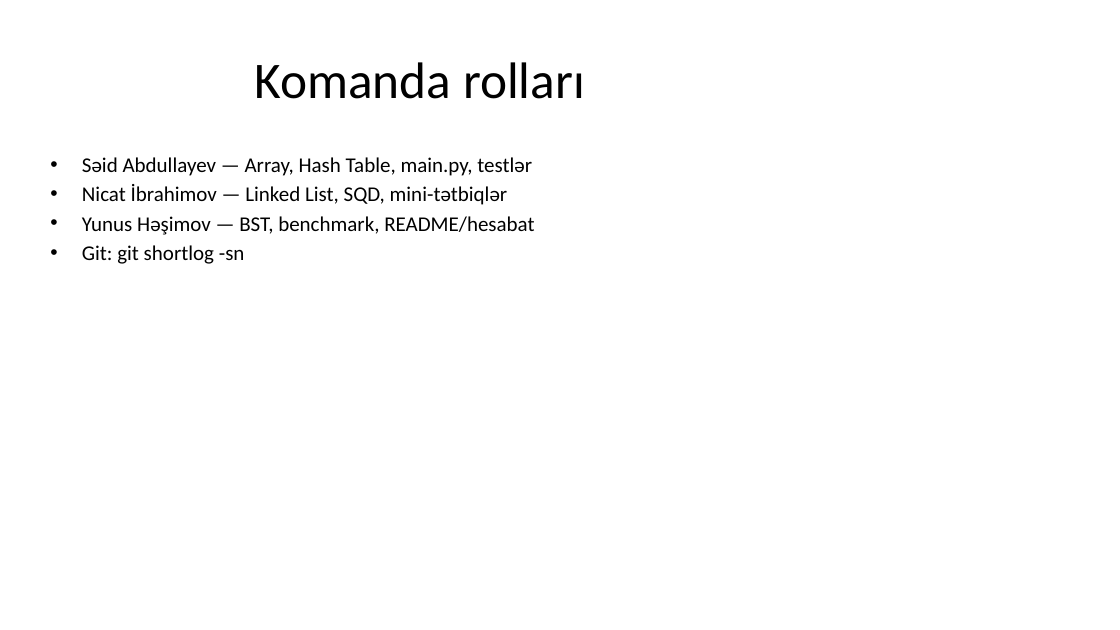
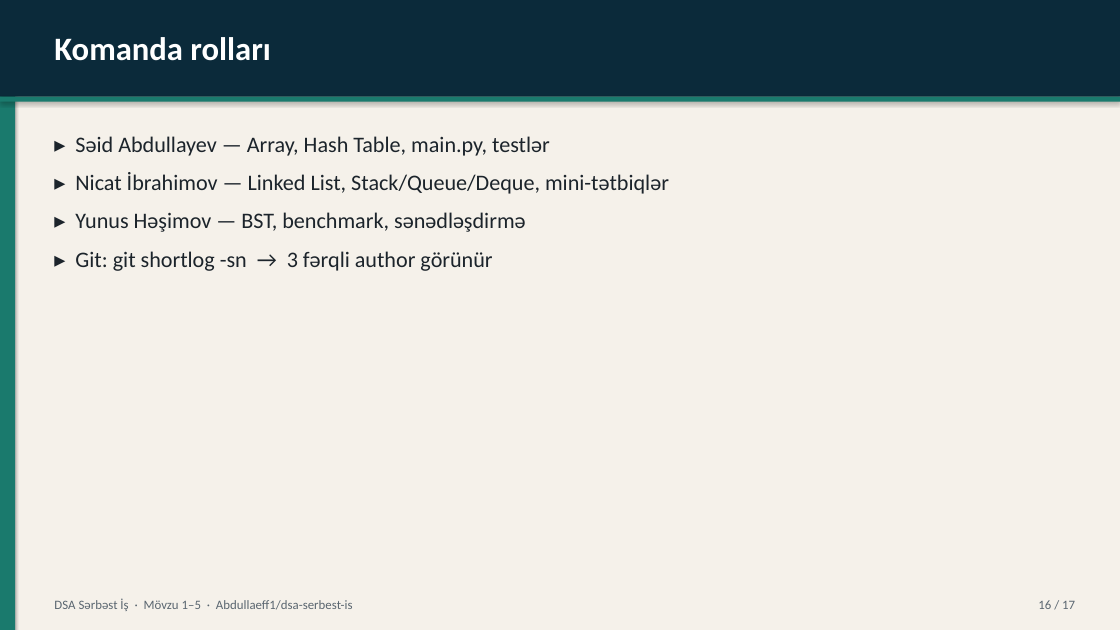
Before and after one commit to Abdullaeff1/dsa-serbest-is, a slide deck: slide 16 of docs/teqdimat.pptx (slide 13 before the commit). Drawn at 1120x630 pixels with LibreOffice and Linux fonts; fonts in the diff are those of the drawing. Boxes give left, top, right and bottom in pixels: in the first picture for what was removed or moved away, otherwise in the second. Text is boxed around its words. In the diff, an @@ line names an element or a change of style, - is before the commit and + after.

Commit message:
Improve presentation design and add why-structure plus benchmark tables

```diff
--- a/docs/teqdimat.pptx
+++ b/docs/teqdimat.pptx
@@ rectangle added at (0,0,1120,630), fill #F5F1EA @@
@@ rectangle added at (0,0,15,630), fill #1A7A6D @@
@@ rectangle added at (0,0,1120,97), fill #0B2A3A @@
@@ text "Komanda rolları" at (54,37,270,61): size 44 to 28 pt, text colour #000000 to #FFFFFF, bold on; alignment centre to left; vertical alignment middle to top @@
@@ rectangle added at (0,97,1120,102), fill #1A7A6D @@
@@ text at (75,136,669,271): text changed; size 18 to 19 pt; text colour #000000 to #1C242B @@
-• Səid Abdullayev — Array, Hash Table, main.py, testlər
-• Nicat İbrahimov — Linked List, SQD, mini-tətbiqlər
-• Yunus Həşimov — BST, benchmark, README/hesabat
-• Git: git shortlog -sn
+▸ Səid Abdullayev — Array, Hash Table, main.py, testlər
+▸ Nicat İbrahimov — Linked List, Stack/Queue/Deque, mini-tətbiqlər
+▸ Yunus Həşimov — BST, benchmark, sənədləşdirmə
+▸ Git: git shortlog -sn → 3 fərqli author görünür
@@ text added at (54,598,353,611), 11 pt, text #5A6670 @@
+DSA Sərbəst İş · Mövzu 1–5 · Abdullaeff1/dsa-serbest-is
@@ text added at (1038,600,1075,609), 11 pt, text #5A6670 @@
+16 / 17
```
Also in this commit, not shown: 7 other slides changed, 9 slides added, 6 slides removed, 3 other files.
